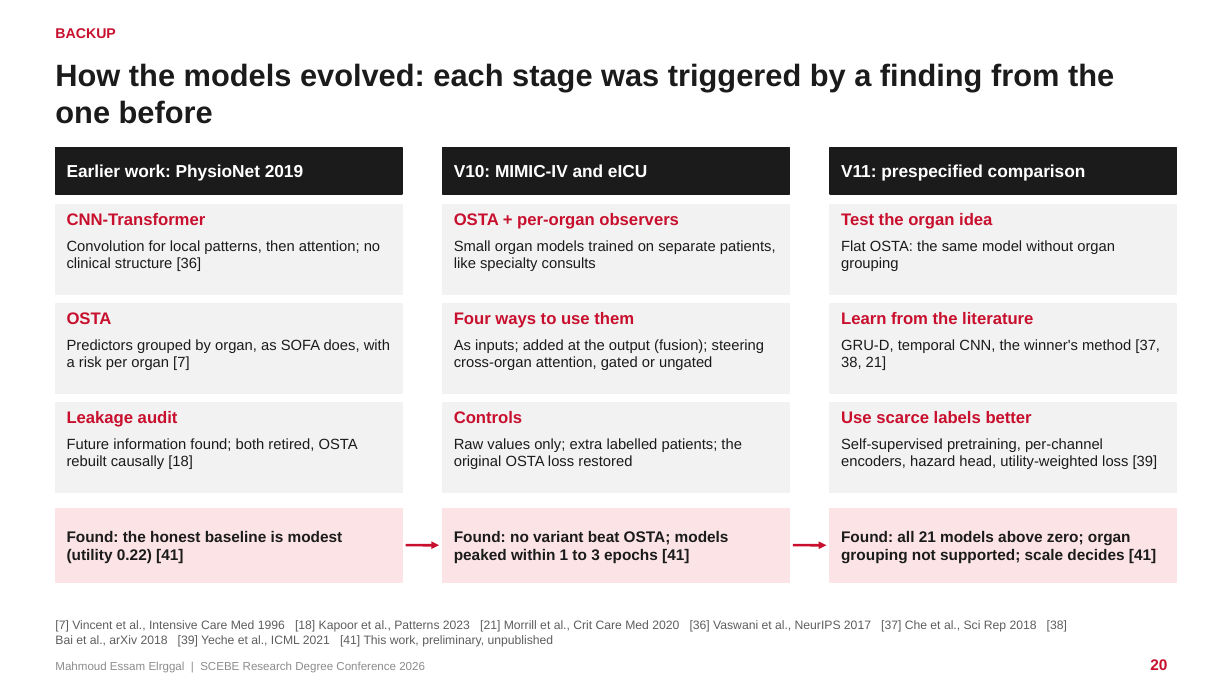
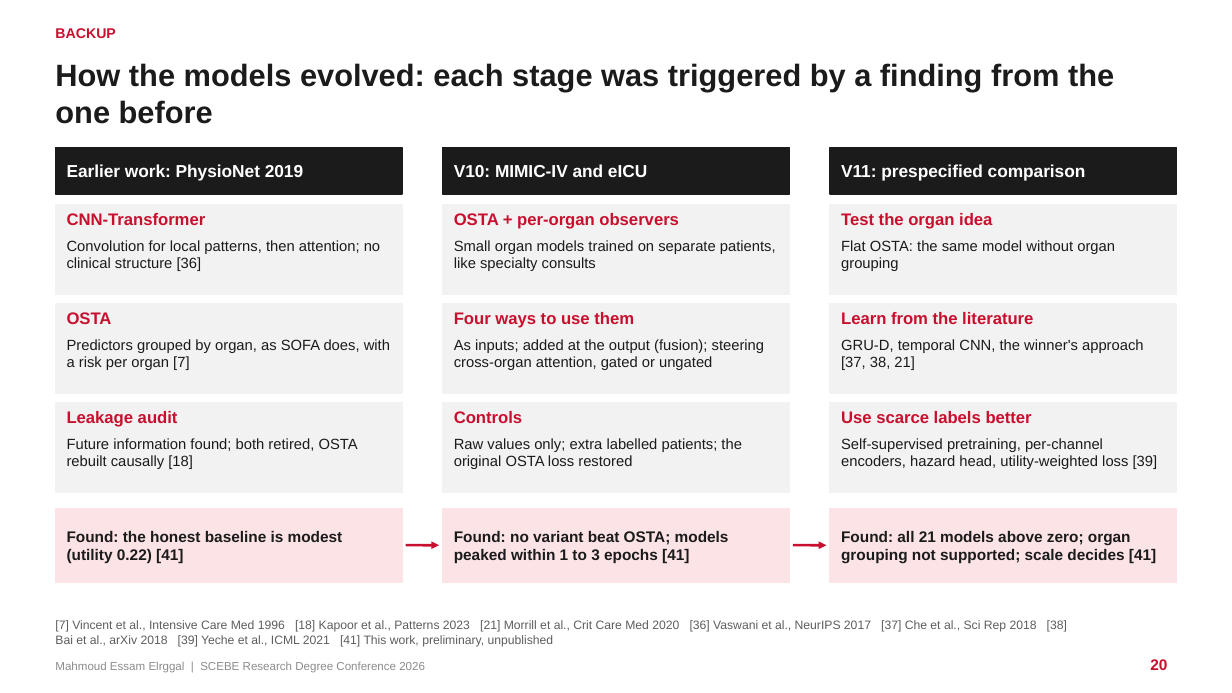
Before and after one commit to mahmoudddj/datasciencecoursera1, a slide deck: slide 20 of dev/presentation/Elrggal_Mahmoud_SCEBE2026.pptx. Drawn at 1232x693 pixels with LibreOffice and Linux fonts; fonts in the diff are those of the drawing. Boxes give left, top, right and bottom in pixels: in the first picture for what was removed or moved away, otherwise in the second. Text is boxed around its words. In the diff, an @@ line names an element or a change of style, - is before the commit and + after.

```diff
--- a/dev/presentation/Elrggal_Mahmoud_SCEBE2026.pptx
+++ b/dev/presentation/Elrggal_Mahmoud_SCEBE2026.pptx
@@ text at (841,339,1144,370): text changed @@
-GRU-D, temporal CNN, the winner's method [37, 38, 21]
+GRU-D, temporal CNN, the winner's approach [37, 38, 21]
```
Also in this commit, not shown: 3 other slides changed, 7 other files.
